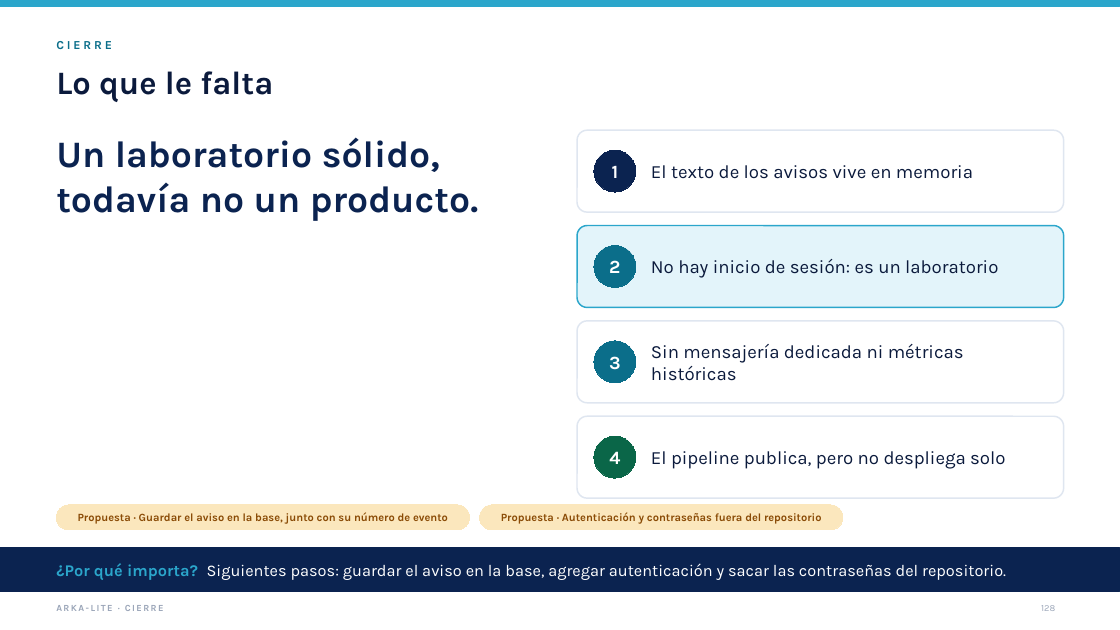
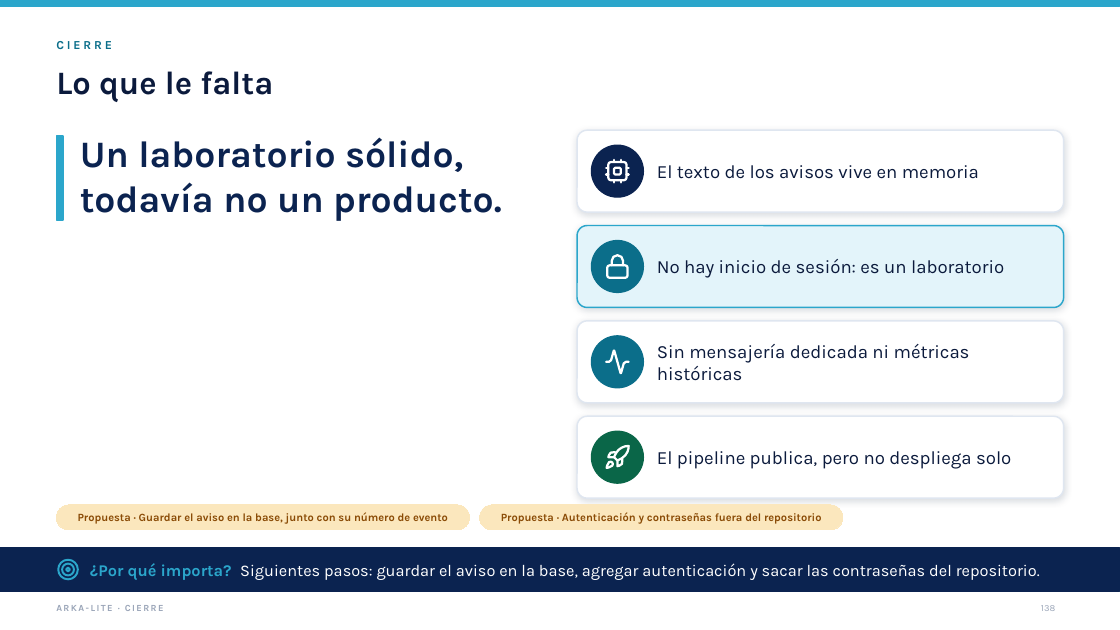
Before and after one commit to jfranceschi-dev/arka-lite, a slide deck: slide 138 of docs/presentation-data/pptx/ARKA-Lite-tecnico.pptx (slide 128 before the commit). Drawn at 1120x630 pixels with LibreOffice and Linux fonts; fonts in the diff are those of the drawing. Boxes give left, top, right and bottom in pixels: in the first picture for what was removed or moved away, otherwise in the second. Text is boxed around its words. In the diff, an @@ line names an element or a change of style, - is before the commit and + after.

```diff
--- a/docs/presentation-data/pptx/ARKA-Lite-tecnico.pptx
+++ b/docs/presentation-data/pptx/ARKA-Lite-tecnico.pptx
@@ rectangle added at <box>56,136,63,220</box>, fill #2BA6CB, outline #2BA6CB 1 pt @@
@@ text "Un laboratorio sólido, todavía no ...": place and size @@
-text "Un laboratorio sólido, todavía no ..." at <box>56,137,479,221</box>
+text "Un laboratorio sólido, todavía no ..." at <box>80,137,502,221</box>
@@ ellipse added at <box>592,145,644,197</box>, fill #0B2350, outline #0B2350 1 pt @@
@@ text "El texto de los avisos ...": place and size @@
-text "El texto de los avisos ..." at <box>651,165,973,179</box>
+text "El texto de los avisos ..." at <box>657,165,979,179</box>
@@ ellipse removed at <box>594,150,636,192</box> @@
-1
@@ freeform shape added at <box>604,158,631,185</box>, outline #FFFFFF 1.93 pt @@
@@ text "No hay inicio de sesión: ...": place and size @@
-text "No hay inicio de sesión: ..." at <box>651,259,998,278</box>
+text "No hay inicio de sesión: ..." at <box>657,259,1004,278</box>
@@ ellipse added at <box>592,240,644,292</box>, fill #0B6E8A, outline #0B6E8A 1 pt @@
@@ ellipse removed at <box>594,245,636,287</box> @@
-2
@@ freeform shape added at <box>604,253,631,280</box>, outline #FFFFFF 1.93 pt @@
@@ text "Sin mensajería dedicada ni métricas ...": place and size @@
-text "Sin mensajería dedicada ni métricas ..." at <box>651,344,964,381</box>
+text "Sin mensajería dedicada ni métricas ..." at <box>657,344,970,381</box>
@@ ellipse added at <box>592,336,644,388</box>, fill #0B6E8A, outline #0B6E8A 1 pt @@
@@ ellipse removed at <box>594,341,636,383</box> @@
-3
@@ freeform shape added at <box>604,349,631,376</box>, outline #FFFFFF 1.93 pt @@
@@ shadow on in 4 elements at <box>577,130,1064,212</box>, <box>577,226,1064,308</box>, <box>577,321,1064,402</box>, <box>577,417,1064,498</box> @@
@@ text "El pipeline publica, pero no ...": place and size @@
-text "El pipeline publica, pero no ..." at <box>651,451,1005,469</box>
+text "El pipeline publica, pero no ..." at <box>657,451,1011,469</box>
@@ ellipse added at <box>592,431,644,483</box>, fill #0A6648, outline #0A6648 1 pt @@
@@ ellipse removed at <box>594,436,636,478</box> @@
-4
@@ freeform shape added at <box>604,444,631,471</box>, outline #FFFFFF 1.93 pt @@
@@ freeform shape added at <box>56,558,80,581</box>, outline #2BA6CB 1.68 pt @@
@@ text "¿Por qué importa? Siguientes pasos: ...": place and size @@
-text "¿Por qué importa? Siguientes pasos: ..." at <box>56,563,1006,580</box>
+text "¿Por qué importa? Siguientes pasos: ..." at <box>90,563,1040,580</box>
@@ page number at <box>1041,605,1055,611</box>: text changed @@
-128
+138
```
Also in this commit, not shown: 118 other slides changed, 20 slides added, 10 slides removed, 46 other files.
